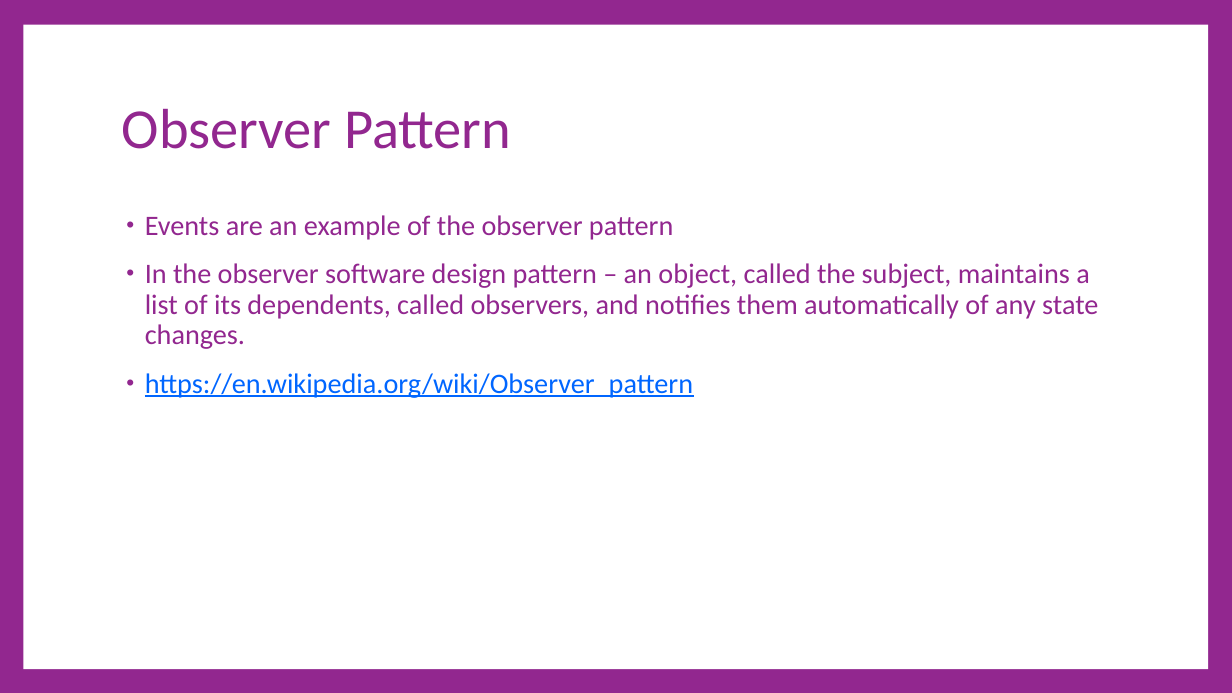
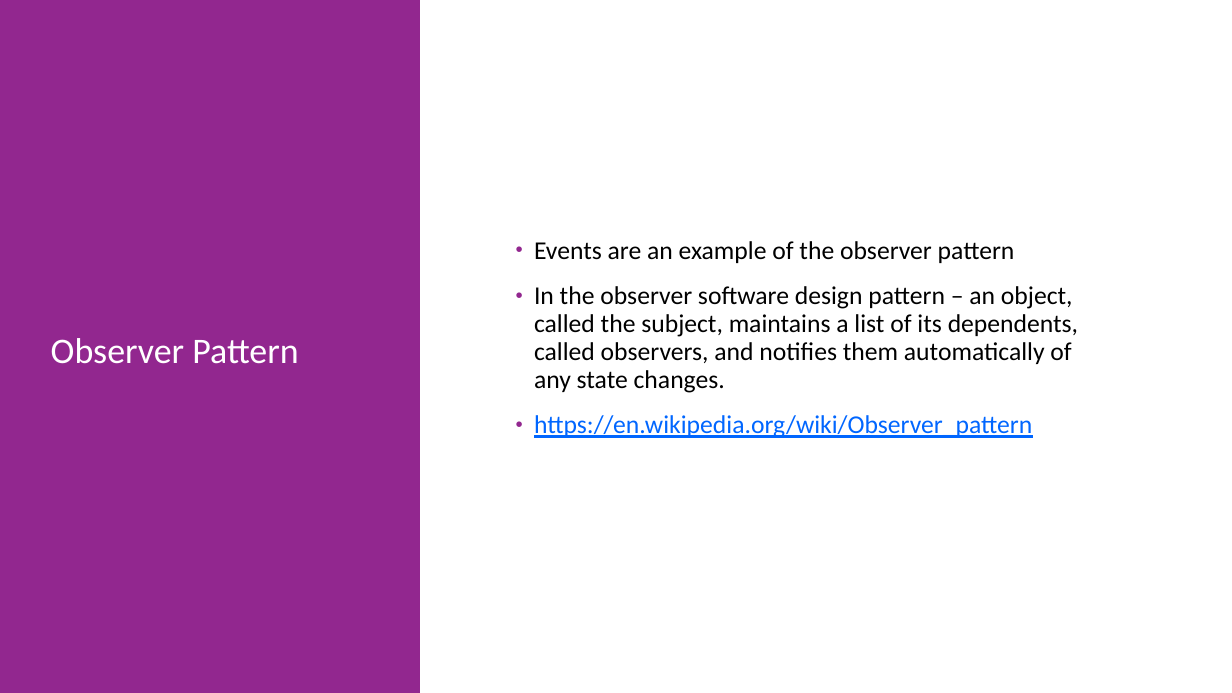
Before and after one commit to cdiggins/cs321, a slide deck: slide 17 of class-notes/cs321-winter-2023-lecture-15-final-project.pptx. Drawn at 1232x693 pixels with LibreOffice and Linux fonts; fonts in the diff are those of the drawing. Boxes give left, top, right and bottom in pixels: in the first picture for what was removed or moved away, otherwise in the second. Text is boxed around its words. In the diff, an @@ line names an element or a change of style, - is before the commit and + after.

```diff
--- a/class-notes/cs321-winter-2023-lecture-15-final-project.pptx
+++ b/class-notes/cs321-winter-2023-lecture-15-final-project.pptx
@@ background #92278F to #FFFFFF @@
@@ rectangle added at [0,0,1232,693], fill #FFFFFF @@
@@ rectangle added at [0,0,420,693], fill #92278F @@
@@ rectangle removed at [23,25,1208,669] @@
@@ title "Observer Pattern": place and size @@
-title "Observer Pattern" at [122,108,511,149]
+title "Observer Pattern" at [51,338,298,364]
@@ title "Observer Pattern" at [51,338,298,364]: size 66 to 42 pt, text colour #92278F to #FFFFFF @@
@@ text "Events are an example of ...": place and size @@
-text "Events are an example of ..." at [145,215,1098,398]
+text "Events are an example of ..." at [534,241,1078,438]
@@ text "Events are an example of ..." at [534,241,1078,438]: size 33 to 30 pt; text colour #92278F to #000000 in "Events are an example of the observer ...", "In the observer software design pattern – ..."; vertical alignment top to middle @@
```
Also in this commit, not shown: 10 other slides changed, 9 slides added, 4 slides removed, 1 other file.
